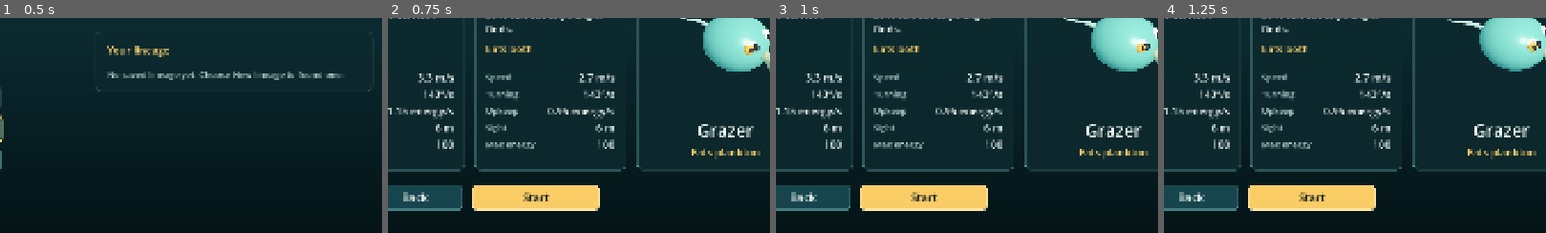
Above: before the commit, frames 1-4 (left to right).
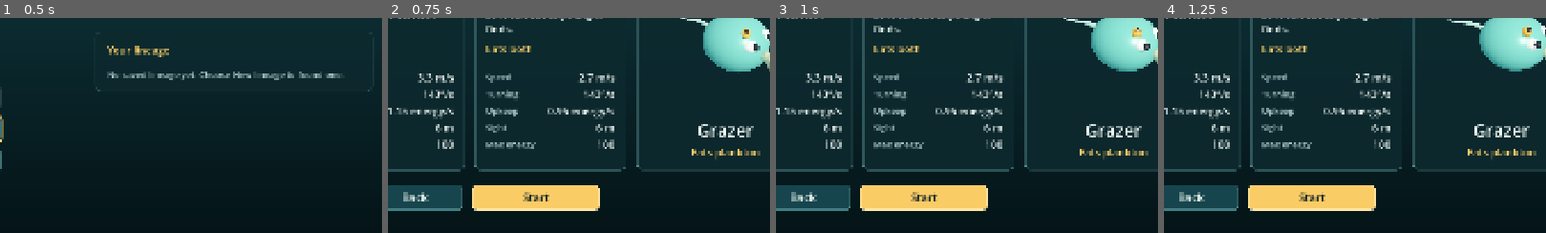
Above: after the commit, the same moments.

Repository: jjthillens-oss/pangaea
Game: Godot game, scene res://game/scenes/main.tscn
The game is run twice, just before and just after one commit, with the same random seed, the same clock (stepped at 60 frames per second) and the same inputs.
Inputs:
- Up to frame 1 (0.5 s): no input
- Up to frame 2 (0.75 s): click "New lineage" at 0.5 s
- Up to frame 3 (1 s): no input
- Up to frame 4 (1.25 s): no input
The pictures show only the part of the screen within x 38-88%, y 40-90%; the shares and areas given below are measured in that part.

Frame 1 is identical in both runs. In frame 2, 0.2% of the frame differs, in the area x 92-96%, y 4-18%; in frame 3, 0.2%; in frame 4, 0.2%.

Commit message:
Raise the eye spot above the sample cell's baked eyes
The grazer's eye spot at angle 0.6 and height 0.18 sat 0.08 m from the centre of the kept
baked right eye, so its orange dome grew out of the white of that eye and covered part of the
pupil. The view now places eye spots at height 0.30, on the head above the baked eyes (whose
tops are at 0.26), which clears them at every angle at scale 1. The genome's angle and the
starting body are unchanged.

New tests build all three starting bodies and sweep an eye spot around the body, and fail if
any part vertex lies inside a baked mesh the view keeps visible.

Co-Authored-By: Claude Opus 5.5 (1M context) <noreply@anthropic.com>
Claude-Session: https://claude.ai/code/session_01Xyd6kCqjbxBwJ5z8nNmQ4x

Diff:
--- a/game/scenes/pool/part_placement.gd
+++ b/game/scenes/pool/part_placement.gd
@@ -11,7 +11,9 @@
 const RY := 0.39   ## half height: socket_top
 const RZ := 0.5    ## half length: socket_mouth and socket_tail
 ## Parts that sit up on the body instead of on its equator, by type: height above the swim plane.
-const RAISED_Y := {"eye_spot": 0.18}
+## The eye spot sits on the head, above the sample cell's baked eyes (their tops are at y 0.26),
+## so at any angle it clears them instead of growing out of one.
+const RAISED_Y := {"eye_spot": 0.30}
 
 
 ## Height of a part type's attachment point above the swim plane.
--- a/tests/test_part_placement.gd
+++ b/tests/test_part_placement.gd
@@ -24,6 +24,64 @@
 func _genome(body: String) -> Genome:
 	var catalog := PartCatalog.load_from()
 	return Lineage.found(7, "test+dev", catalog, body).save.genome
+
+
+## Transform of `node` relative to `root`, computed without a scene tree.
+func _relative(node: Node, root: Node) -> Transform3D:
+	var t := Transform3D.IDENTITY
+	var n: Node = node
+	while n != root and n is Node3D:
+		t = (n as Node3D).transform * t
+		n = n.get_parent()
+	return t
+
+
+## Every mesh vertex under `node`, in `root` space.
+func _vertices_in(node: Node, root: Node) -> PackedVector3Array:
+	var out := PackedVector3Array()
+	for mi: MeshInstance3D in node.find_children("*", "MeshInstance3D", true, false):
+		var t := _relative(mi, root)
+		for s in mi.mesh.get_surface_count():
+			for v: Vector3 in mi.mesh.surface_get_arrays(s)[Mesh.ARRAY_VERTEX]:
+				out.append(t * v)
+	return out
+
+
+## The sample cell's meshes that the view keeps visible, other than the body itself (parts sink
+## into the body by design), as {path: bounds in `view` space}. The eyes, pupils and nucleus are
+## ellipsoids, so each fills its bounds.
+func _kept_baked_bounds(view: PlayerCellView) -> Dictionary:
+	var model: Node3D = view.get_node("%Model")
+	var out := {}
+	for mi: MeshInstance3D in model.find_children("*", "MeshInstance3D", true, false):
+		var shown := true
+		var n: Node = mi
+		while n != model:
+			shown = shown and (n as Node3D).visible
+			n = n.get_parent()
+		if shown and mi.name != "Body":
+			out[str(model.get_path_to(mi))] = _relative(mi, view) * mi.mesh.get_aabb()
+	return out
+
+
+## How deep `p` is inside the ellipsoid that fills `box`: below 1 is inside.
+func _ellipsoid_radius(p: Vector3, box: AABB) -> float:
+	return ((p - box.get_center()) / (box.size / 2.0)).length()
+
+
+## Part vertices of `view` that lie inside a kept baked mesh, as "part in node" strings.
+func _parts_inside_baked(view: PlayerCellView, label: String) -> PackedStringArray:
+	var out := PackedStringArray()
+	var baked := _kept_baked_bounds(view)
+	for holder in view.part_nodes():
+		var verts := _vertices_in(holder, view)
+		for path in baked:
+			var deepest := INF
+			for v in verts:
+				deepest = minf(deepest, _ellipsoid_radius(v, baked[path]))
+			if deepest < 1.0:
+				out.append("%s %s at %.2f rad reaches %.2f into %s" % [label, holder.get_meta("part_type"), holder.get_meta("part_angle"), deepest, path])
+	return out
 
 
 func test_parts_at_the_socket_angles_land_on_the_sample_cell_sockets() -> void:
@@ -67,7 +125,8 @@
 func test_the_eye_spot_sits_up_on_the_body_surface() -> void:
 	for angle in [0.0, 0.6, -1.4]:
 		var p := PartPlacement.transform_for(angle, "eye_spot").origin
-		check_near(p.y, 0.18, 1e-6, "eye spot height")
+		# Up on the head, above the sample's baked eyes (their tops are at y 0.26).
+		check_near(p.y, 0.30, 1e-6, "eye spot height")
 		var on_surface := pow(p.x / PartPlacement.RX, 2) + pow(p.y / PartPlacement.RY, 2) + pow(p.z / PartPlacement.RZ, 2)
 		check_near(on_surface, 1.0, 1e-5, "eye spot at %.2f lies on the ellipsoid" % angle)
 
@@ -112,6 +171,35 @@
 	view.free()
 
 
+func test_no_starting_body_part_pokes_into_a_baked_eye_the_view_keeps() -> void:
+	var view := (load(CELL_VIEW) as PackedScene).instantiate() as PlayerCellView
+	var catalog := PartCatalog.load_from()
+	check(_kept_baked_bounds(view).has("Body/Eye_R"), "the view keeps the sample's right eye")
+	var inside := PackedStringArray()
+	for body in ["grazer", "hunter", "omnivore"]:
+		var genome := _genome(body)
+		view.build(genome, Phenotype.derive(genome, catalog))
+		inside.append_array(_parts_inside_baked(view, body))
+	check(inside.is_empty(), "parts inside the sample's kept eyes: %s" % inside)
+	view.free()
+
+
+func test_an_eye_spot_at_any_angle_clears_the_baked_eyes() -> void:
+	# The step 4 editor lets players put an eye spot anywhere around the body.
+	var view := (load(CELL_VIEW) as PackedScene).instantiate() as PlayerCellView
+	var catalog := PartCatalog.load_from()
+	var inside := PackedStringArray()
+	for i in 32:
+		var genome := _genome("hunter")
+		genome.add_part("eye_spot", -PI + TAU * i / 32.0)
+		view.build(genome, Phenotype.derive(genome, catalog))
+		for hit in _parts_inside_baked(view, "hunter"):
+			if hit.contains("eye_spot"):
+				inside.append(hit)
+	check(inside.is_empty(), "eye spots inside the sample's kept eyes: %s" % inside)
+	view.free()
+
+
 func test_a_part_without_a_model_still_gets_a_node() -> void:
 	var view := (load(CELL_VIEW) as PackedScene).instantiate() as PlayerCellView
 	var catalog := PartCatalog.load_from()
